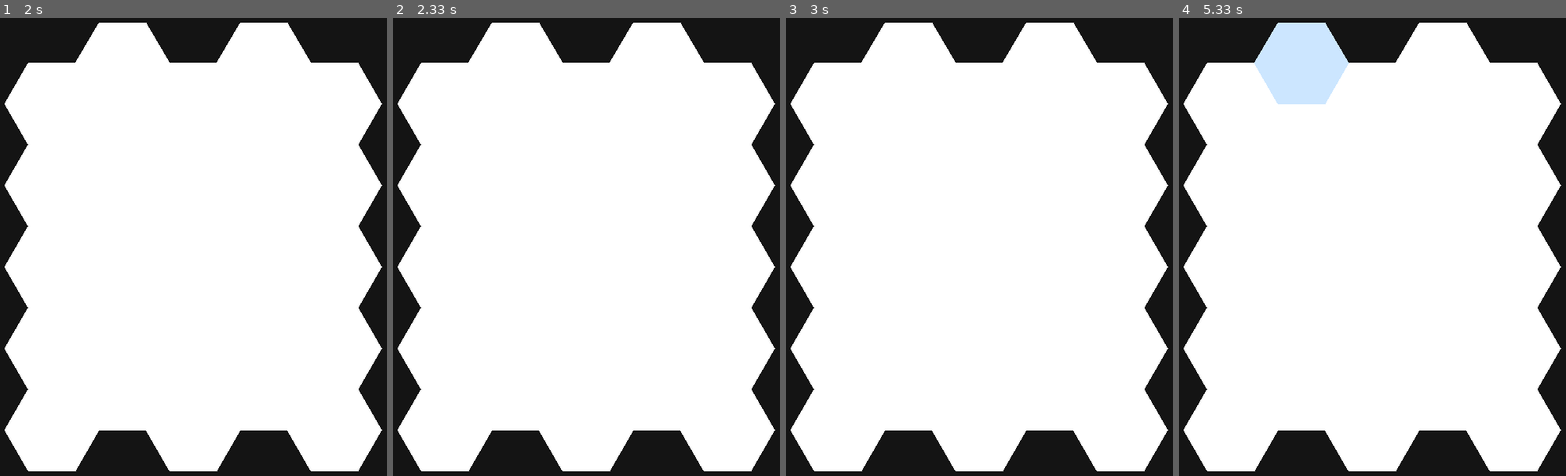
Above: before the commit, frames 1-4 (left to right).
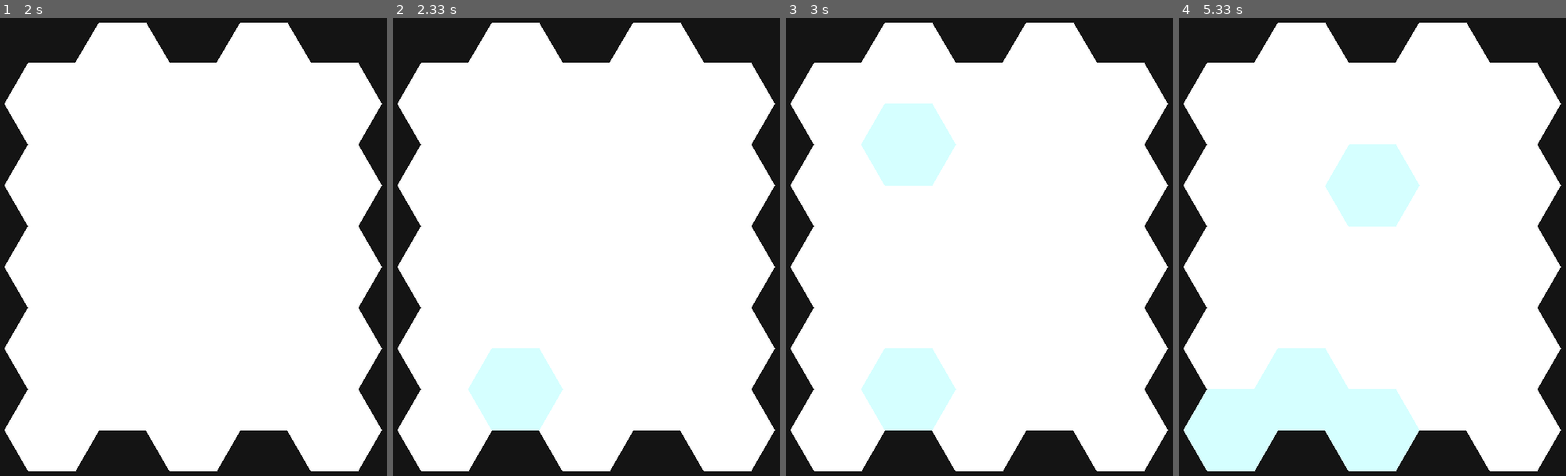
Above: after the commit, the same moments.

Repository: CoderDojoPotsdam/projects
Game: pygame game, started from Python/Hexagon/hexagon.py
Two runs of this game, one before a commit and one after it. Both use one fixed random seed, a clock stepped at 60 frames per second and the inputs below. The source is Python 2; it was converted automatically to run under Python 3.
Inputs (mouse positions are in pixels of both pictures, inside the frame that each line leads up to):
- Up to frame 1 (2 s): click (81, 63) at 1.88 s
- Up to frame 2 (2.33 s): no input
- Up to frame 3 (3 s): no input
- Up to frame 4 (5.33 s): click (1310, 146) at 3.22 s

Frame 1 is identical in both runs. In frame 2, 3.3% of the frame differs, in the area x 19-45%, y 72-91%; in frame 3, 6.6%; in frame 4, 16%, in the area x 1-63%, y 1-99%.

Commit message:
Spiele vom Coder Dojo am 29. August

Diff:
--- /dev/null
+++ b/Python/Hexagon/file.txt
@@ -0,0 +1 @@
+blop sound by marc diangelo
--- a/Python/Hexagon/hexagon.py
+++ b/Python/Hexagon/hexagon.py
@@ -1,7 +1,11 @@
-#!/usr/bin/python2
 import pygame
 import math
 import random
+import os
+
+directory = os.getcwd()
+music_file = os.path.join(directory, 'Blop-Mark_DiAngelo-79054334.mp3')
+
 class Game(object):
     def __init__(self,hexalist,random):
         self.running = True
@@ -9,29 +13,53 @@
         self.currentTime=0
         self.oldTime=0
         self.timeDifference=0
-        screen = pygame.display.set_mode([540,630])
-        pygame.display.set_caption('hexagon.py')
+        self.clock=pygame.time.Clock()
+        self.done=False
+        screen=pygame.display.set_mode([540,630])
+        pygame.display.set_caption('hexagon.py-Move mouse to make stuff white again')
+        pygame.mixer.music.load(music_file)
         self.firstdraw(screen,hexalist,random)
         self.update(screen,hexalist,random)
     def update(self,frame,hexalist,random):
         while self.running == True:
-            self.oldTime=self.currentTime
+            self.clock.tick(50)
+            if self.done==True:
+                self.win(frame,hexalist)
+            self.done=True
             for i in range(25):
-                hexalist[i].update(self.timeDifference,frame,random,self,hexalist)
-
+                hexalist[i].update(frame,random,self,hexalist)
+                if hexalist[i].red<20:
+                    self.done=False
             for event in pygame.event.get():
                 if event.type == pygame.QUIT:
                     self.running = False
             pygame.display.flip()
-            self.currentTime=pygame.time.get_ticks()
-            self.timeDifference=self.currentTime-self.oldTime
         pygame.quit()
     def over(self,frame,hexalist):
         self.running=False
         print("Game over!")
-        print("Score: ")
-        print(self.score)
-
+        exit=raw_input("Restart?(yes/no)")
+        if exit == "yes":
+            pygame.quit()
+            pygame.init()
+            random.seed()
+            hexagonList=[]
+            game = Game(hexagonList,random)
+        elif exit == "no":
+            pass
+    def win(self,frame,hexalist):
+        self.running=False
+        print("You did it!")
+        print("All tiles disappeared!")
+        exit=raw_input("Restart(yes/no)?")
+        if exit == "yes":
+            pygame.quit()
+            pygame.init()
+            random.seed()
+            hexagonList=[]
+            game = Game(hexagonList,random)
+        elif exit == "no":
+            pass
     def firstdraw(self,frame,hexalist,random):
         x=30
         y=30
@@ -63,44 +91,39 @@
         self.timeSpent=0
         self.xcoord=posX
         self.ycoord=posY
-        self.timeupd=50
-        self.draw(frame,posX,posY)
+        self.red=0
+        self.draw(frame,posX,posY,self.red)
         self.fl=0.0005
-    def update(self,time,frame,random,game,hexalist):
-        self.timeSpent=self.timeSpent+time
-        if self.timeSpent>self.timeupd:
-            self.timeSpent-=self.timeupd
-            self.fl+=0.000006
-            if self.fillStatus>0:
-                self.hitbox(pygame.mouse.get_pos()[0],pygame.mouse.get_pos()[1],frame,game)
-            if random.random()<self.fl:
-                self.fill(frame,game,hexalist)
-
+        self.increase=0.0000018
+    def update(self,frame,random,game,hexalist):
+        if self.fillStatus>0 and self.red<20:
+            self.hitbox(pygame.mouse.get_pos()[0],pygame.mouse.get_pos()[1],frame,game)
+        if random.random()<self.fl and self.red<20:
+            self.fill(frame,game,hexalist)
+        self.fl+=self.increase
     def hitbox(self,x,y,frame,game):
         if y>self.ycoord and y<self.ycoord+self.size*math.sqrt(3):
             if abs(y-self.ycoord-self.size*math.sqrt(3)/2)/math.sqrt(3)+abs(x-self.xcoord-self.size)<self.size:
                 self.clear(frame)
                 game.score+=1
-
     def fill(self,frame,game,hexalist):
         self.fillStatus=self.fillStatus+1
+        self.draw(frame,self.xcoord,self.ycoord,self.red)
         if self.fillStatus==6:
             game.over(frame,hexalist)
-        else:
-            self.draw(frame,self.xcoord,self.ycoord)
     def clear(self,frame):
+        if self.red<20 and random.random()<0.5:
+            self.red+=1
+        pygame.mixer.music.play(0,0.08)
         self.fillStatus-=1
-        self.draw(frame,self.xcoord,self.ycoord)
-    def draw(self,frame,x,y):
-        self.color=[255-self.fillStatus*255/5,255-self.fillStatus*128/5,255]
-        pygame.draw.polygon(frame,self.color,
-                            [[self.size*0.5+x,y],
-                            [self.size*1.5+x,y],
-                            [self.size*2+x,math.sqrt(3)*self.size/2+y],
-                            [self.size*1.5+x,math.sqrt(3)*self.size+y],
-                            [self.size*0.5+x,math.sqrt(3)*self.size+y],
-                            [x,math.sqrt(3)*self.size/2+y]])
+        self.draw(frame,self.xcoord,self.ycoord,self.red)
+    def draw(self,frame,x,y,red):
+        self.color = [255-self.fillStatus*255/6,255-self.fillStatus*(255*self.red/19)/6,255]
+        if self.red==20:
+            self.color=[20,20,20]
+        pygame.draw.polygon(frame,self.color,[[self.size*0.5+x,y],[self.size*1.5+x,y],[self.size*2+x,math.sqrt(3)*self.size/2+y],[self.size*1.5+x,math.sqrt(3)*self.size+y],[self.size*0.5+x,math.sqrt(3)*self.size+y],[x,math.sqrt(3)*self.size/2+y]])
 if __name__ == "__main__":
+    print(music_file)
     pygame.init()
     random.seed()
     hexagonList=[]
Not shown, added: Python/Hexagon/Blop-Mark_DiAngelo-79054334.mp3
Not shown, added: Scratch Projects/Platform-Bob.sb
